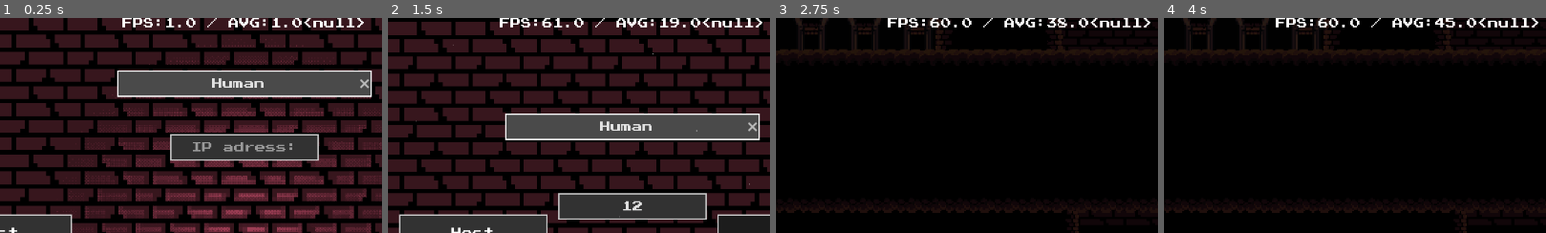
Above: before the commit, frames 1-4 (left to right).
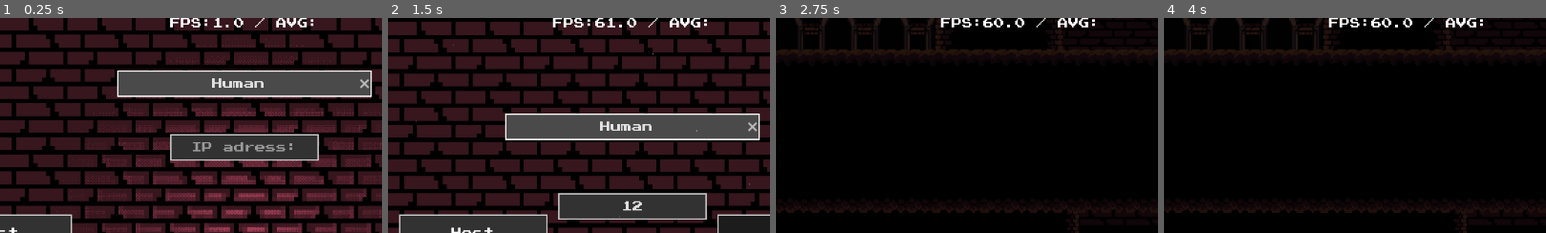
Above: after the commit, the same moments.

Repository: Hcode66/MultiplayerGame-github
Game: Godot game, scene res://Scenes/Game.tscn
Two runs of this game, one before a commit and one after it. Both use one fixed random seed, a clock stepped at 60 frames per second and the inputs below. Sound files missing from this copy of the repository are replaced by a short silence.
Inputs (mouse positions are % of the whole screen's width and height, from its top left):
- Up to frame 1 (0.25 s): no input
- Up to frame 2 (1.5 s): click (50, 42) at 0.52 s; type "12" at 0.6 s; tap Enter (ui_accept) at 1.25 s; move the mouse to (8, 98) at 1.27 s; hold Right (ui_right) from 1.28 s (still down); tap ` (Score) at 1.35 s; click (8, 98) at 1.42 s
- Up to frame 3 (2.75 s): keep holding Right (ui_right); tap Enter (ui_accept) at 1.52, 2.27 s; move the mouse to (95, 98) at 2.02 s; tap Tab (TAB) at 2.1 s; click (95, 98) at 2.17 s
- Up to frame 4 (4 s): move the mouse to (60, 28) at 2.77 s; release Right (ui_right) at 2.78 s; hold Left (ui_left) 2.78-3.53 s; click (60, 28) at 2.85 s; move the mouse to (45, 70) at 3.52 s; hold Right (ui_right) from 3.53 s (still down); right-click (45, 70) at 3.6 s; click (45, 70) at 3.67 s; tap Enter (ui_accept) at 3.77 s
The pictures show only the part of the screen within x 18-68%, y 0-50%; the shares and areas given below are measured in that part.

The runs differ from the first frame. In frame 1, 1.4% of the frame differs, in the area x 32-96%, y 0-5%; in frame 2, 1.5%; in frame 3, 1.5%, in the area x 29-98%, y 0-5%; in frame 4, 1.5%.

Commit message:
Deleting unnecessary content

Diff:
--- a/Codes/PlayMenu.gd
+++ b/Codes/PlayMenu.gd
@@ -88,11 +88,11 @@
 	#light.global_position = light.global_position.lerp(to, get_process_delta_time() * t)
 	light.global_position = snapped(to,Vector2.ONE*t)
 
-func _process(delta: float) -> void:
-
+func _process(_delta: float) -> void:
+	## TODO: CHANGE LIGHT WITH BASIC SPRITE FOR FPS
 	lerp_light(get_global_mouse_position(),10)
-	## DEBUG !!!
-	debug_label.text = str("FPS:",Engine.get_frames_per_second(), " / AVG:", util.avgFps, gonet.get_data("upg_count"))
+	## DEBUG !!!, DELETE ME !!!
+	debug_label.text = str("FPS:",Engine.get_frames_per_second(), " / AVG:")
 
 
 func _on_exit_pressed() -> void:
--- a/Scenes/BasicEnemy.tscn
+++ /dev/null
@@ -1,9 +0,0 @@
-[gd_scene load_steps=2 format=3 uid="uid://csk80rp3gjk8b"]
-
-[ext_resource type="Script" uid="uid://b4d5qobwvgaf2" path="res://Codes/HitBox.gd" id="1_whhnv"]
-
-[node name="Enemy" type="CharacterBody2D"]
-
-[node name="HitBox" type="Area2D" parent="."]
-script = ExtResource("1_whhnv")
-metadata/_custom_type_script = "uid://b4d5qobwvgaf2"
--- a/Scenes/DamageArea.tscn
+++ b/Scenes/DamageArea.tscn
@@ -1,15 +1,15 @@
-[gd_scene load_steps=3 format=3 uid="uid://c37q17psuy8bp"]
+[gd_scene format=3 uid="uid://c37q17psuy8bp"]
 
 [ext_resource type="Script" uid="uid://bukhxvrg6d466" path="res://Codes/DamageArea.gd" id="1_r1bjs"]
 
 [sub_resource type="RectangleShape2D" id="RectangleShape2D_5mbh5"]
 
-[node name="DamageArea" type="Area2D"]
+[node name="DamageArea" type="Area2D" unique_id=1462387753]
 collision_layer = 3
 collision_mask = 3
 script = ExtResource("1_r1bjs")
 
-[node name="Coll" type="CollisionShape2D" parent="."]
+[node name="Coll" type="CollisionShape2D" parent="." unique_id=983647396]
 shape = SubResource("RectangleShape2D_5mbh5")
 debug_color = Color(0.9607843, 0, 0, 0.41960785)
 
Not shown, removed: addons/GDQuest_GDScript_formatter/install_and_update.gd
Not shown, removed: addons/GDQuest_GDScript_formatter/install_and_update.gd.uid
Not shown, removed: addons/GDQuest_GDScript_formatter/menu.gd
Not shown, removed: addons/GDQuest_GDScript_formatter/menu.gd.uid
Not shown, removed: addons/GDQuest_GDScript_formatter/plugin.cfg
Not shown, removed: addons/GDQuest_GDScript_formatter/plugin.gd
Not shown, removed: addons/GDQuest_GDScript_formatter/plugin.gd.uid
Not shown, removed: addons/project_mapper/classes/arrow_overlay.gd
Not shown, removed: addons/project_mapper/classes/arrow_overlay.gd.uid
Not shown, removed: addons/project_mapper/classes/codebase_parser.gd
Not shown, removed: addons/project_mapper/classes/codebase_parser.gd.uid
Not shown, removed: addons/project_mapper/classes/project_mapper.gd
(and 17 more such lines)
